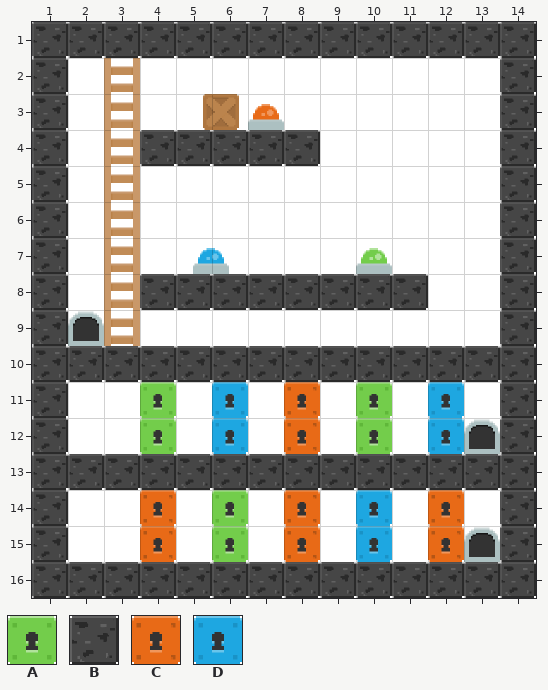
A Tiled map gets an edit: assets/maps/map6.tmx. This is how it looked before the edit.
Cells are 63x63 px. Shown: x 1..14, y 1..16.
Key: from "tilemap": A 195, B 214, C 224, D 225.
_ is an empty cell.
Layer "World" before, first column x 1:
 1 BBBBBBBBBBBBBB
 2 B____________B
 3 B____________B
 4 B__BBBBB_____B
 5 B____________B
 6 B____________B
 7 B____________B
 8 B__BBBBBBBB__B
 9 B____________B
10 BBBBBBBBBBBBBB
11 B__A_D_C_A_D_B
12 B__A_D_C_A_D_B
13 BBBBBBBBBBBBBB
14 B__C_A_C_D_C_B
15 B__C_A_C_D_C_B
16 BBBBBBBBBBBBBB
Once edited:
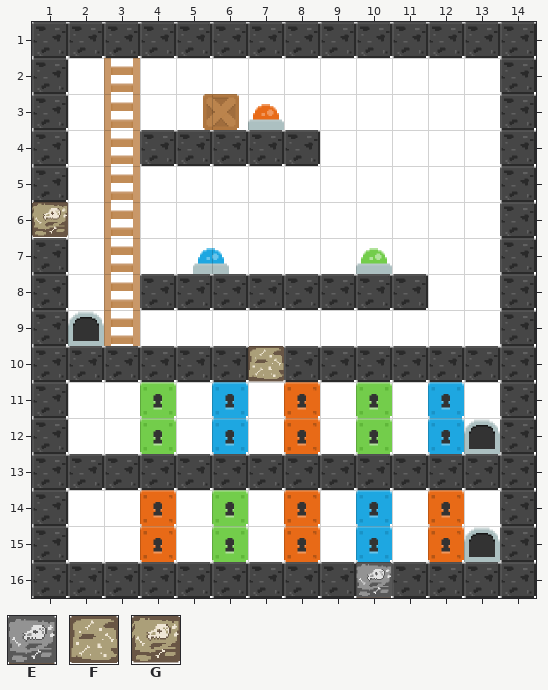
Further tiles: from "tilemap": E 182, F 211, G 212.
Diff:
Layer "World":
y 6: x 1 B -> G
y 10: x 7 B -> F
y 16: x 10 B -> E
